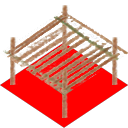
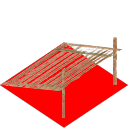
Before/after of a 128x128 layered artwork. What changed in the layer stack:
added layer "pier_start" above "_pier_build" over [1, 37, 122, 118]
hid "_pier_build" over [1, 5, 128, 118]
